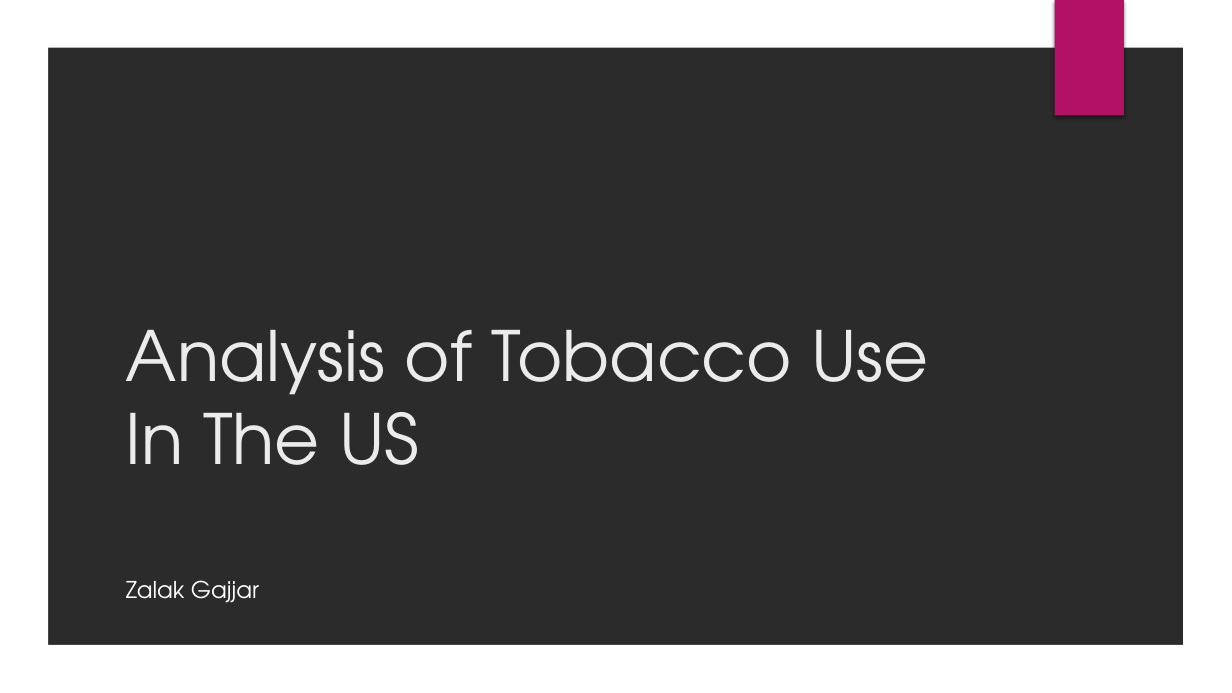
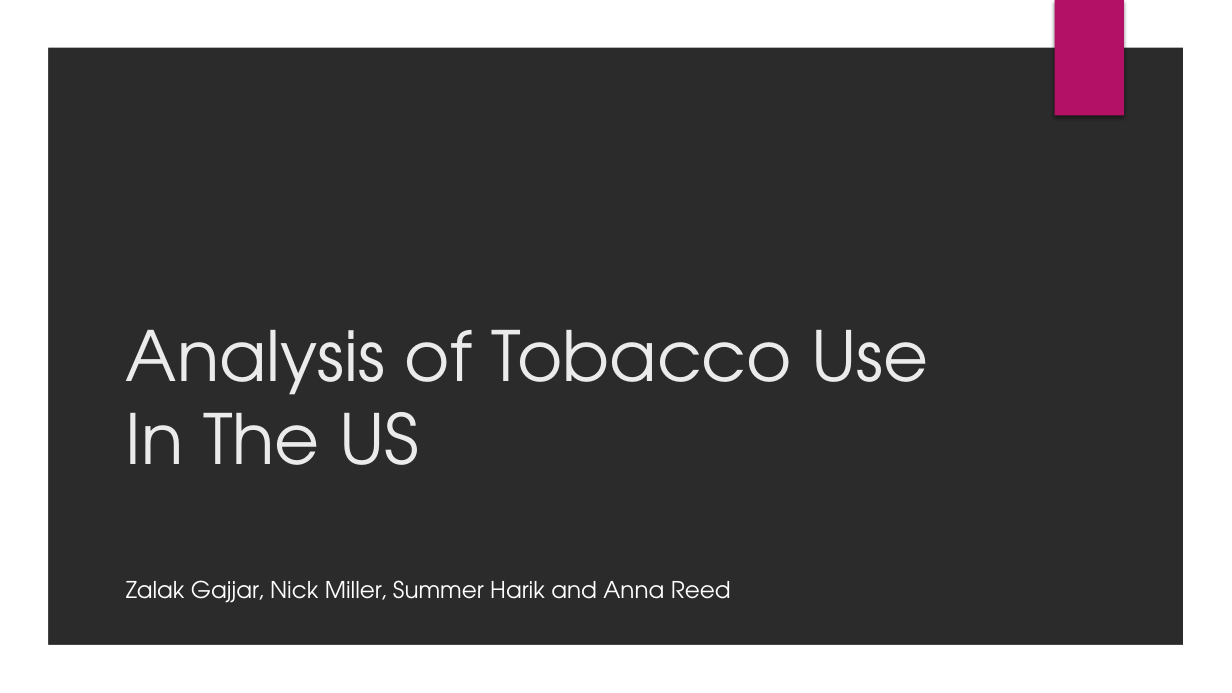
Before and after one commit to nickmille96/Project-1, a slide deck: slide 1 of Analysis of Tobacco UsePres.pptx. Drawn at 1232x693 pixels with LibreOffice and Linux fonts; fonts in the diff are those of the drawing; background and template pictures are left out; a plain dark background stands for a picture behind light text. Boxes give left, top, right and bottom in pixels: in the first picture for what was removed or moved away, otherwise in the second. Text is boxed around its words. In the diff, an @@ line names an element or a change of style, - is before the commit and + after.

```diff
--- a/Analysis of Tobacco UsePres.pptx
+++ b/Analysis of Tobacco UsePres.pptx
@@ text at (x1=126, y1=580, x2=731, y2=603): text changed @@
-Zalak Gajjar
+Zalak Gajjar, Nick Miller, Summer Harik and Anna Reed
```
